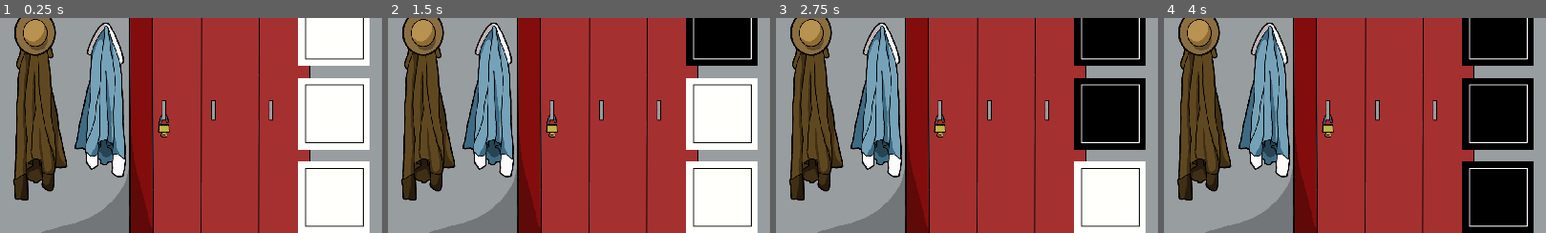
Above: before the commit, frames 1-4 (left to right).
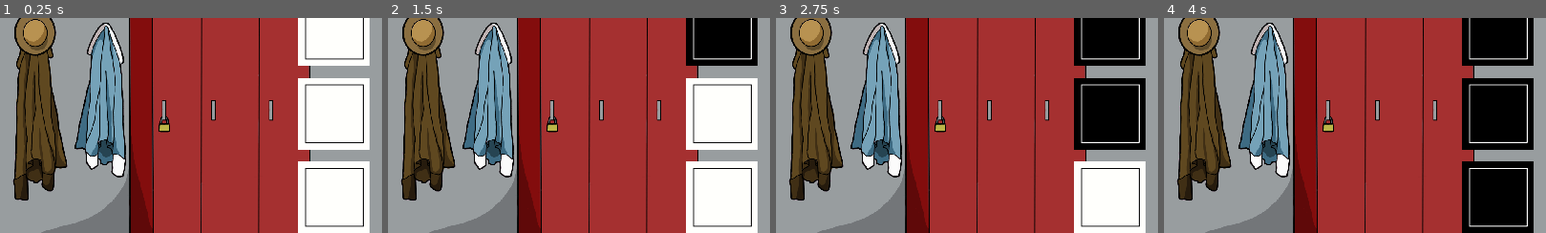
Above: after the commit, the same moments.

Repository: bemain/game-jam-2022w8
Game: Godot game, scene res://World.tscn
The game is run twice, just before and just after one commit, with the same random seed, the same clock (stepped at 60 frames per second) and the same inputs.
Inputs (mouse positions are % of the whole screen's width and height, from its top left):
- Up to frame 1 (0.25 s): no input
- Up to frame 2 (1.5 s): click (94, 11) at 0.5 s; click (94, 31) at 1.25 s
- Up to frame 3 (2.75 s): click (94, 50) at 2 s
- Up to frame 4 (4 s): click (94, 69) at 2.75 s; click (94, 89) at 3.5 s
The pictures show only the part of the screen within x 50-100%, y 28-78%; the shares and areas given below are measured in that part.

The runs differ from the first frame. In frame 1, 0.2% of the frame differs, in the area x 41-45%, y 44-56%; in frame 2, 0.2%; in frame 3, 0.2%; in frame 4, 0.2%.
Error before the commit: Parse Error: Unknown class: "Lock" (res://Rooms/Room1/Lock1.gd:1)

Commit message:
Create object Locker1

Diff:
--- a/Prefabs/Objects/Unlockable.gd
+++ b/Prefabs/Objects/Unlockable.gd
@@ -1,6 +1,5 @@
-extends GameObject
+extends Focusable
 class_name Unlockable
-tool
 
 signal unlocked
 
@@ -20,10 +19,6 @@
 			return  # If object isn't focused, return
 
 		if Gamestate.selected_item == key:
+			yield(get_tree(),"idle_frame")  # Wait one frame before focusing to let input pass to children first
 			is_locked = false
 			emit_signal("unlocked")
-
-func _get_configuration_warning():
-	if key == "":
-		return "No key item has been set for this node, so it can't be opened."
-	return ""
--- /dev/null
+++ b/Rooms/Room1/Locker1.gd
@@ -0,0 +1,25 @@
+extends Unlockable
+
+
+signal opened
+
+
+func _on_unlocked():
+	$Lock/AnimatedSprite.animation = "Unlocked"
+
+
+func _on_input_event(viewport, event, shape_idx):
+	if event is InputEventMouseButton \
+	and event.button_index == BUTTON_LEFT \
+	and event.pressed:
+		if is_locked:
+			return
+
+		emit_signal("opened")
+
+
+func _on_opened():
+	$Sprite.visible = true
+	$Lock.position = Vector2(0, 360)
+	$Lock.rotation_degrees = 90
+	$Lock/AnimatedSprite.animation = "On floor"
--- /dev/null
+++ b/Rooms/Room1/Locker1.tscn
@@ -0,0 +1,60 @@
+[gd_scene load_steps=10 format=2]
+
+[ext_resource path="res://Prefabs/Objects/Unlockable.tscn" type="PackedScene" id=1]
+[ext_resource path="res://Rooms/Room1/Locker1.gd" type="Script" id=2]
+[ext_resource path="res://Resources/Images/Locker1_open.png" type="Texture" id=3]
+[ext_resource path="res://Resources/Images/Lock_unlocked.png" type="Texture" id=4]
+[ext_resource path="res://Resources/Images/Lock_on_floor.png" type="Texture" id=5]
+[ext_resource path="res://Resources/Images/Lock_closed.png" type="Texture" id=6]
+
+[sub_resource type="RectangleShape2D" id=1]
+extents = Vector2( 80, 370 )
+
+[sub_resource type="SpriteFrames" id=2]
+animations = [ {
+"frames": [ ExtResource( 5 ) ],
+"loop": true,
+"name": "On floor",
+"speed": 5.0
+}, {
+"frames": [ ExtResource( 4 ) ],
+"loop": true,
+"name": "Unlocked",
+"speed": 5.0
+}, {
+"frames": [ ExtResource( 6 ) ],
+"loop": true,
+"name": "Locked",
+"speed": 5.0
+} ]
+
+[sub_resource type="RectangleShape2D" id=3]
+extents = Vector2( 32, 32 )
+
+[node name="Locker1" instance=ExtResource( 1 )]
+script = ExtResource( 2 )
+object_name = "Locker1"
+key = "Key1"
+
+[node name="Sprite" type="Sprite" parent="." index="0"]
+visible = false
+position = Vector2( 72, -28 )
+texture = ExtResource( 3 )
+
+[node name="CollisionShape2D" type="CollisionShape2D" parent="." index="1"]
+shape = SubResource( 1 )
+
+[node name="Lock" parent="." index="2"]
+position = Vector2( -42, 24 )
+
+[node name="AnimatedSprite" type="AnimatedSprite" parent="Lock" index="0"]
+position = Vector2( 1, 4 )
+frames = SubResource( 2 )
+animation = "Locked"
+
+[node name="CollisionShape2D" type="CollisionShape2D" parent="Lock" index="1"]
+shape = SubResource( 3 )
+
+[connection signal="input_event" from="." to="." method="_on_input_event"]
+[connection signal="opened" from="." to="." method="_on_opened"]
+[connection signal="unlocked" from="." to="." method="_on_unlocked"]
--- a/Rooms/Room1/Room1.tscn
+++ b/Rooms/Room1/Room1.tscn
@@ -1,7 +1,7 @@
 [gd_scene load_steps=3 format=2]
 
 [ext_resource path="res://Resources/Images/Wall1.png" type="Texture" id=1]
-[ext_resource path="res://Rooms/Room1/Lock1.tscn" type="PackedScene" id=2]
+[ext_resource path="res://Rooms/Room1/Locker1.tscn" type="PackedScene" id=2]
 
 [node name="Room1" type="Node2D"]
 
@@ -9,8 +9,8 @@
 texture = ExtResource( 1 )
 centered = false
 
-[node name="Lock1" parent="Wall1" instance=ExtResource( 2 )]
-position = Vector2( 1373, 567 )
+[node name="Locker1" parent="Wall1" instance=ExtResource( 2 )]
+position = Vector2( 1415, 543 )
 
 [node name="Wall2" type="Sprite" parent="."]
 self_modulate = Color( 0.741176, 0.0823529, 0.0823529, 1 )
--- a/project.godot
+++ b/project.godot
@@ -19,7 +19,7 @@
 "language": "GDScript",
 "path": "res://Prefabs/Objects/GameObject.gd"
 }, {
-"base": "GameObject",
+"base": "Focusable",
 "class": "Unlockable",
 "language": "GDScript",
 "path": "res://Prefabs/Objects/Unlockable.gd"
